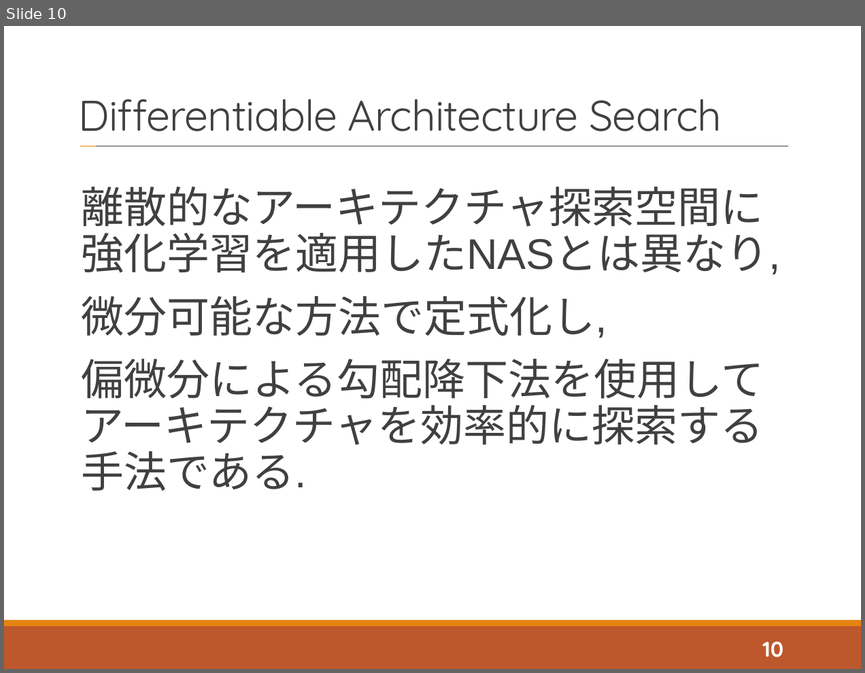
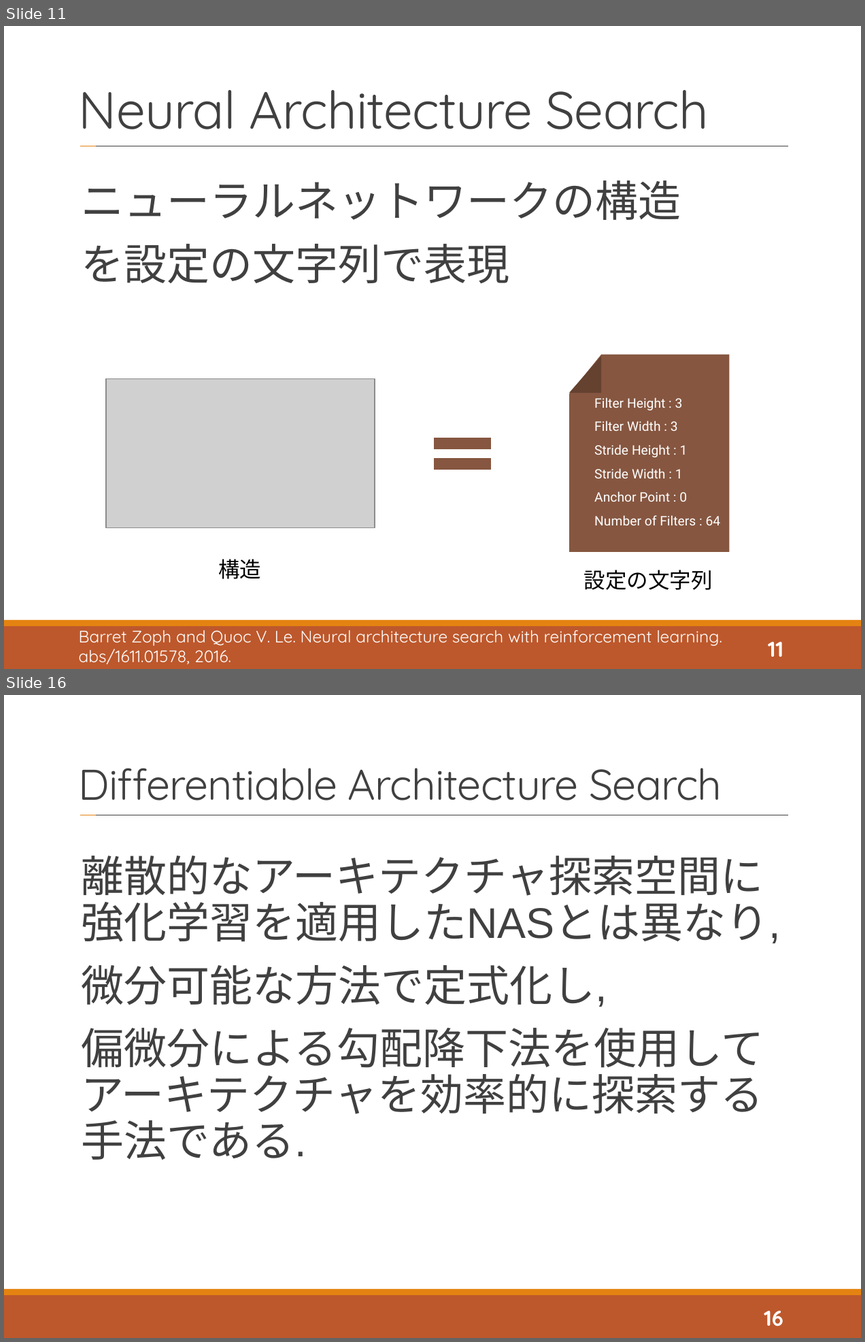
Before and after one commit to tatsuya-sugiyama/WeeklyReport, a slide deck: report/2020後期/2020_2nd_sugiyama.pptx. Shown one above the other, each under a label of ours: slide 10 before the commit, slides 11 and 16 after it; the slides between them are not shown. The pictures are 865x673 and 865x1342 pixels, drawn with LibreOffice and Linux fonts; fonts in the diff are those of the drawing; grey boxes stand for pictures. Boxes give left, top, right and bottom in pixels: in the first picture for what was removed or moved away, otherwise in the second. Text is boxed around its words. In the diff, an @@ line names an element or a change of style, - is before the commit and + after.

```diff
--- a/report/2020後期/2020_2nd_sugiyama.pptx
+++ b/report/2020後期/2020_2nd_sugiyama.pptx
@@ slide 11 added at (4, 26, 861, 669), background #FFFFFF; not listed: 4 template elements that a slide beside it also shows @@
@@ title added at (79, 90, 709, 129), 44 pt, text #404040 @@
+Neural Architecture Search
@@ text added at (81, 180, 681, 284), 36 pt, text #404040 @@
+ニューラルネットワークの構造
+を設定の文字列で表現
@@ flow chart punched card added at (570, 354, 730, 551), fill #865640 @@
@@ right triangle added at (570, 356, 601, 393), fill #654130 @@
@@ picture added at (106, 378, 375, 527) @@
@@ text added at (594, 397, 721, 525), 11 pt, text #FFFFFF @@
+Filter Height : 3
+Filter Width : 3
+Stride Height : 1
+Stride Width : 1
+Anchor Point : 0
+Number of Filters : 64
@@ math equal added at (422, 424, 502, 483), fill #865640, outline #FFFFFF 2 pt @@
@@ text added at (218, 558, 261, 579), 18 pt, text #000000 @@
+構造
@@ text added at (584, 569, 713, 590), 18 pt, text #000000 @@
+設定の文字列
@@ text added at (79, 624, 722, 664), 14 pt, text #FFFFFF @@
+Barret Zoph and Quoc V. Le. Neural architecture search with reinforcement learning. abs/1611.01578, 2016.
@@ page number added at (768, 641, 783, 656), 18 pt, text #FFFFFF, bold @@
+11
@@ what was slide 10 is now slide 16 @@
@@ page number at (764, 1310, 783, 1326): text changed @@
-10
+16
```
Also in this commit, not shown: 11 slides changed, 7 other slides added, 2 other files.
